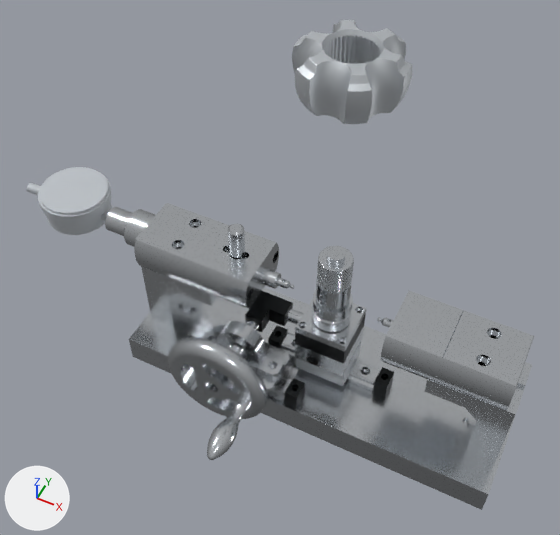
What one commit did to the glTF model BJ_INNERRACE/OD_Diagonal_Caliper/OD_Diagonal_Caliper.glb.
The view is the same before and after, from a 50 mm camera at (0.143, -0.331, 0.543) aimed at (-0.012, -0.021, 0.156). Lighting does not change. The marker at lower left points along +X, +Y and +Z. The picture after the commit comes second.

The older version as bpy lines, for what is in view:
```python
me_od_diagonal_caliper_006 = bpy.data.meshes.new('OD_Diagonal_Caliper.006')
me_od_diagonal_caliper_006.from_pydata(...)  # 5442 vertices, 10884 faces; spans x -0.0327..0.0327, y -0.0311..0.0311, z 0.0175..0.0475
me_od_diagonal_caliper_006.materials.append(mat_opaque_255_255_255__003)  # light grey #d0d4d8
me_od_diagonal_caliper_019 = bpy.data.meshes.new('OD_Diagonal_Caliper.019')
me_od_diagonal_caliper_019.from_pydata(...)  # 682 vertices, 1368 faces; spans x -0.0216..0.0584, y -0.0012..0.0138, z 0.025..0.0375
me_od_diagonal_caliper_019.materials.append(mat_opaque_255_255_255)  # light grey #d0d4d8
me_od_diagonal_caliper_044 = bpy.data.meshes.new('OD_Diagonal_Caliper.044')
me_od_diagonal_caliper_044.from_pydata(...)  # 1014 vertices, 2040 faces; spans x -0.0831..-0.0401, y -0.0207..0.0333, z 0.09..0.12
me_od_diagonal_caliper_044.materials.append(mat_opaque_255_255_255)  # light grey #d0d4d8
ob_od_diagonal_caliper_019 = bpy.data.objects.new('OD_Diagonal_Caliper.019', me_od_diagonal_caliper_019)
ob_od_diagonal_caliper_019.location = (0.0, 0.0, 0.0)
ob_od_diagonal_caliper_044 = bpy.data.objects.new('OD_Diagonal_Caliper.044', me_od_diagonal_caliper_044)
ob_od_diagonal_caliper_044.location = (0.0, 0.0, 0.0)
ob_ubj109 = bpy.data.objects.new('UBJ109', me_od_diagonal_caliper_006)
ob_ubj109.location = (0.0168, 0.0063, 0.2692)
# also in view: 'OD_Diagonal_Caliper.047' at (0.088, 0.006, 0.105); 'OD_Diagonal_Caliper.007' at (-0.211, 0.006, 0.11); 'Shaft.001' at (0.017, 0.006, 0.119); 'Rotate' at (-0.038, -0.071, 0.07); 'OD_Diagonal_Caliper.034' at (0.012, 0.006, 0.013)
```
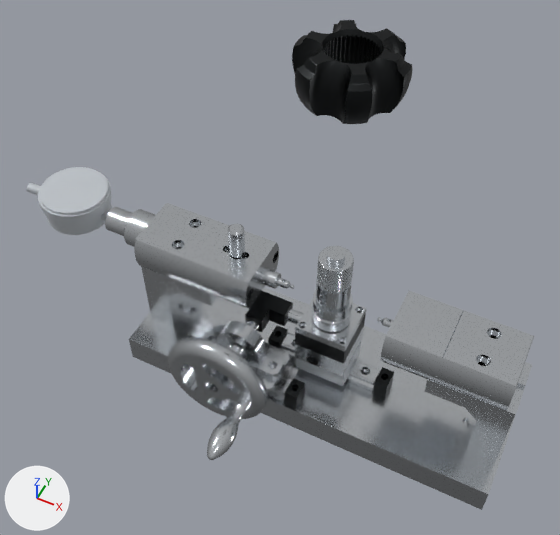
Changed parts and their boxes (x1, y1, x2, y2) in the pictures (560 x 535 px):
'UBJ109', recoloured (light grey to black)
    both: (292, 20, 413, 124)

What changed in the scene script:
```text
Change me_od_diagonal_caliper_006:
    where me_od_diagonal_caliper_006.from_pydata(...)  # 5442 vertices, 10884 faces; spans x -0.0327..0.0327, y -0.0311..0.0311, z 0.0175..0.0475
    remove me_od_diagonal_caliper_006.materials.append(mat_opaque_255_255_255__003)  # light grey #d0d4d8
    add me_od_diagonal_caliper_006.materials.append(mat_opaque_255_255_255__002)  # black #2c2e2f
```
